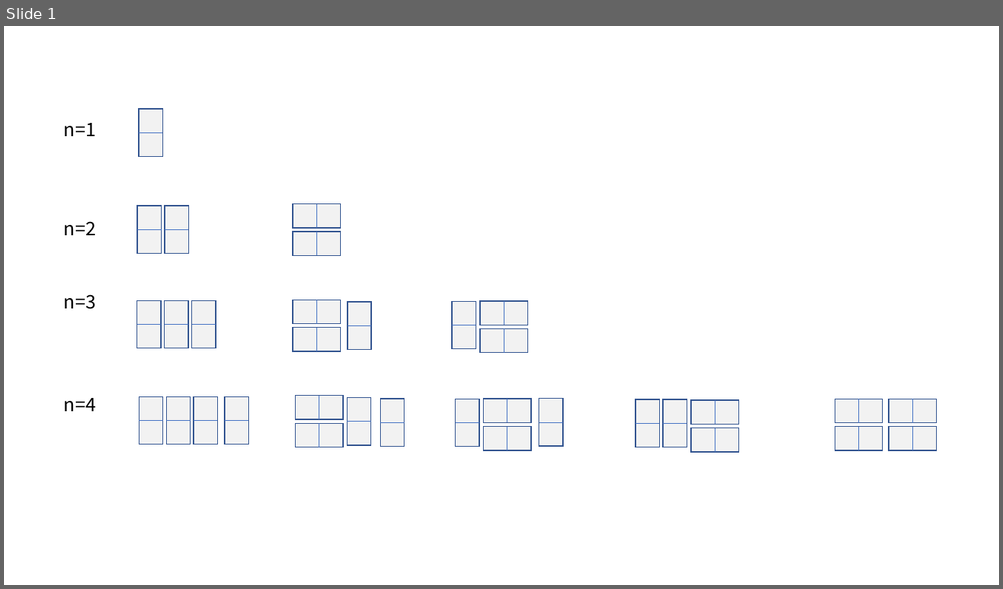
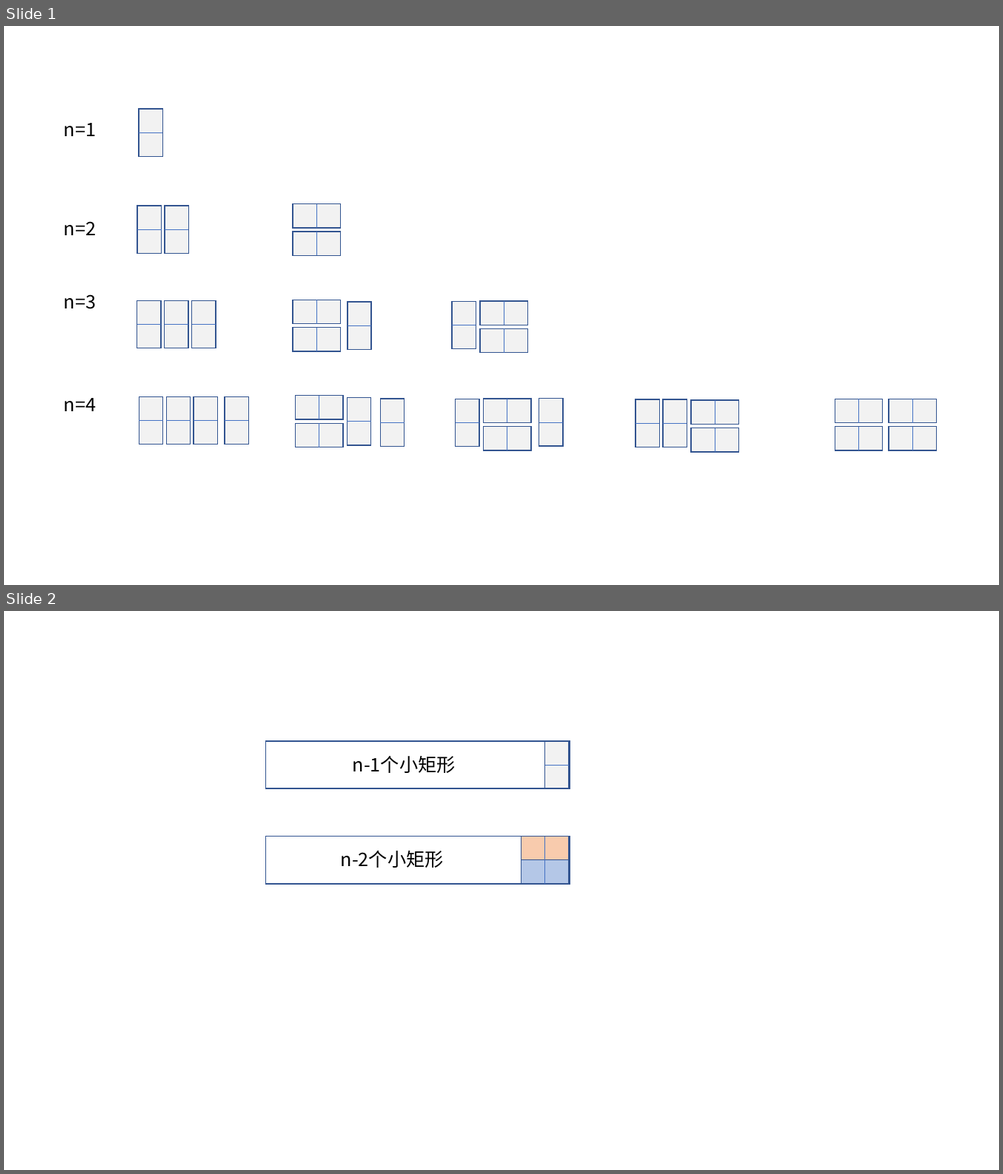
Before and after one commit to czq-woodpecker/CodeByStep, a slide deck: 1.数据结构与算法/剑指offer/图.pptx. Shown one above the other, each under a label of ours: slide 1 before the commit, slides 1 and 2 after it. The pictures are 1003x589 and 1003x1174 pixels, drawn with LibreOffice and Linux fonts; fonts in the diff are those of the drawing. Boxes give left, top, right and bottom in pixels: in the first picture for what was removed or moved away, otherwise in the second. Text is boxed around its words. In the diff, an @@ line names an element or a change of style, - is before the commit and + after.

Commit message:
更新矩形覆盖思路

```diff
--- a/1.数据结构与算法/剑指offer/图.pptx
+++ b/1.数据结构与算法/剑指offer/图.pptx
@@ slide 2 added at [4,611,999,1170], background #FFFFFF @@
@@ rectangle added at [266,741,569,789], outline #325491 1 pt @@
@@ rectangle added at [545,741,569,789], fill #F2F2F2, outline #325491 1 pt @@
@@ text added at [353,756,455,773], 18 pt, text #000000 @@
+n-1个小矩形
@@ line added from (545, 765) to (569, 765), #4472C4 0.5 pt @@
@@ rectangle added at [266,836,569,884], outline #325491 1 pt @@
@@ text added at [341,851,444,868], 18 pt, text #000000 @@
+n-2个小矩形
@@ rectangle added at [521,837,569,861], fill #F8CBAD, outline #325491 1 pt @@
@@ line added from (545, 836) to (545, 860), #4472C4 0.5 pt @@
@@ rectangle added at [521,860,569,884], fill #B4C7E7, outline #325491 1 pt @@
@@ line added from (545, 860) to (545, 884), #4472C4 0.5 pt @@
```
Also in this commit, not shown: 4 other files.
